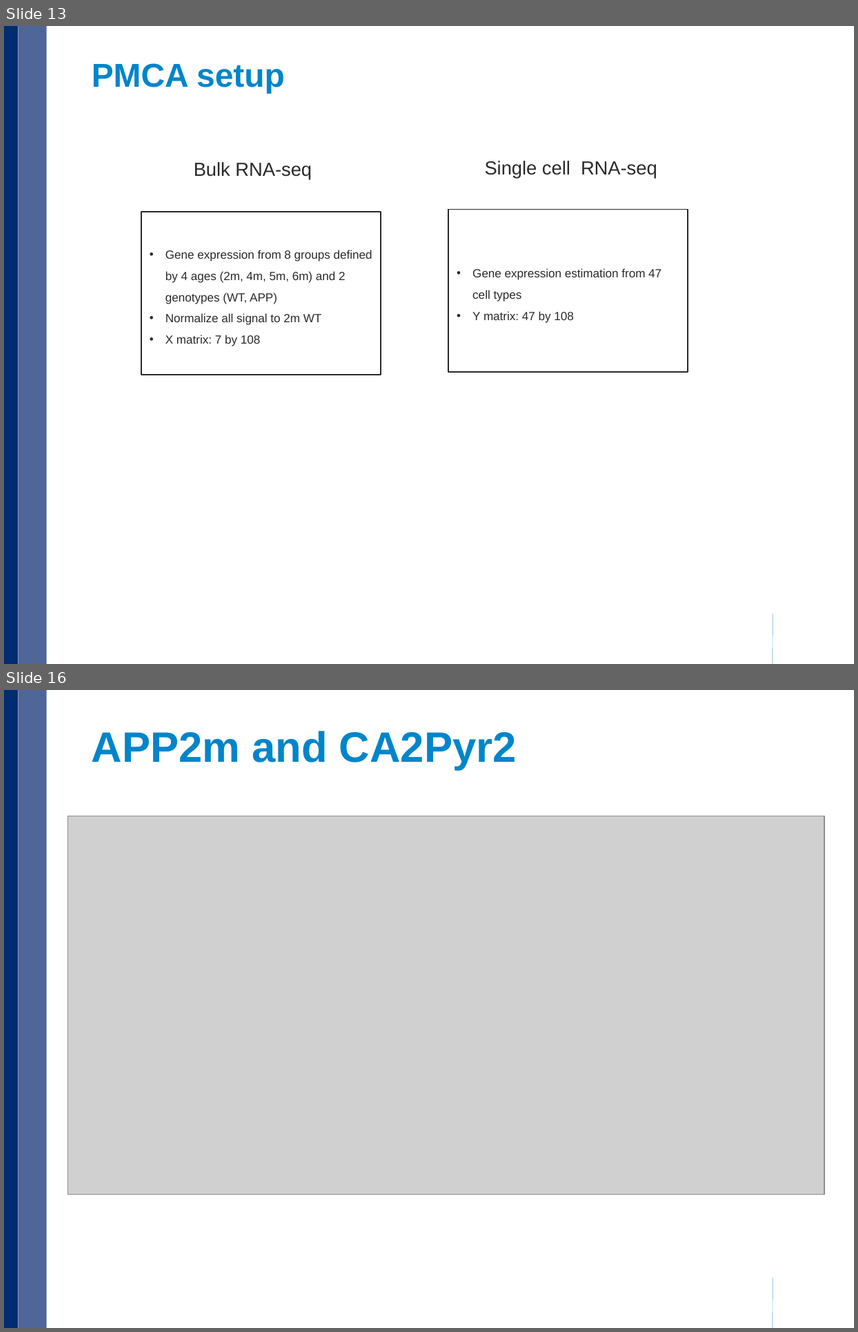
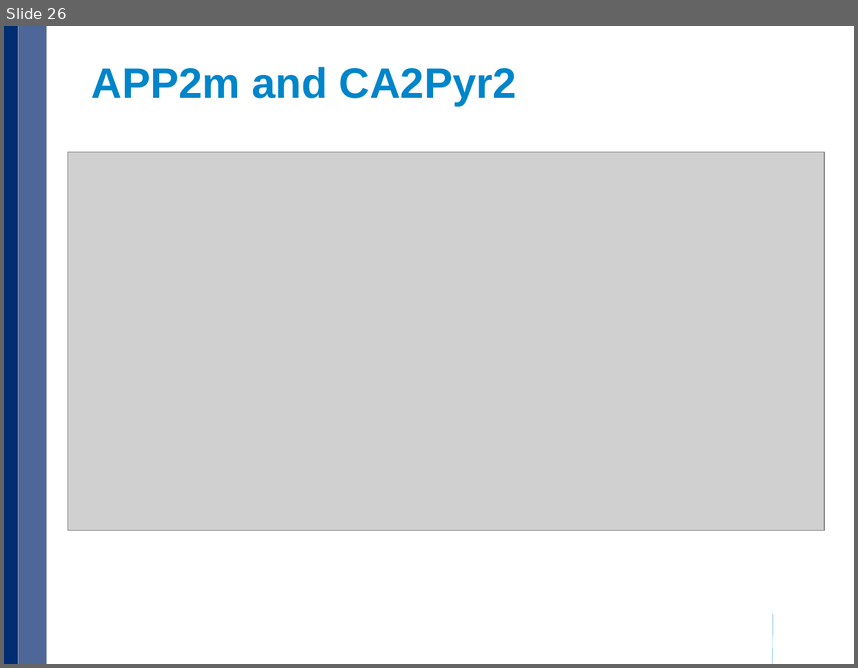
Before and after one commit to xulong82/pmca, a slide deck: pmca_current.pptx. Shown one above the other, each under a label of ours: slides 13 and 16 before the commit, slide 26 after it; the slides between them are not shown. The pictures are 858x1332 and 858x668 pixels, drawn with LibreOffice and Linux fonts; fonts in the diff are those of the drawing; grey boxes stand for pictures; background and template pictures are left out. Boxes give left, top, right and bottom in pixels: in the first picture for what was removed or moved away, otherwise in the second. Text is boxed around its words. In the diff, an @@ line names an element or a change of style, - is before the commit and + after.

Commit message:
19 April 2016
Meeting with Carter group and Robyn

```diff
--- a/pmca_current.pptx
+++ b/pmca_current.pptx
@@ slide 13 removed at (x1=4, y1=26, x2=854, y2=664), background #FFFFFF; not listed: 3 template elements that a slide beside it also shows @@
@@ title removed at (x1=92, y1=63, x2=285, y2=93) @@
-PMCA setup
@@ text removed at (x1=194, y1=162, x2=312, y2=179) @@
-Bulk RNA-seq
@@ text removed at (x1=485, y1=161, x2=657, y2=178) @@
-Single cell RNA-seq
@@ rectangle removed at (x1=448, y1=209, x2=688, y2=371) @@
-• Gene expression estimation from 47 cell types
-• Y matrix: 47 by 108
@@ rectangle removed at (x1=141, y1=212, x2=381, y2=374) @@
-• Gene expression from 8 groups defined by 4 ages (2m, 4m, 5m, 6m) and 2 genotypes (WT, APP)
-• Normalize all signal to 2m WT
-• X matrix: 7 by 108
@@ what was slide 16 is now slide 26 @@
```
Also in this commit, not shown: 2 slides changed, 23 slides added, 12 other slides removed, 24 other files.
